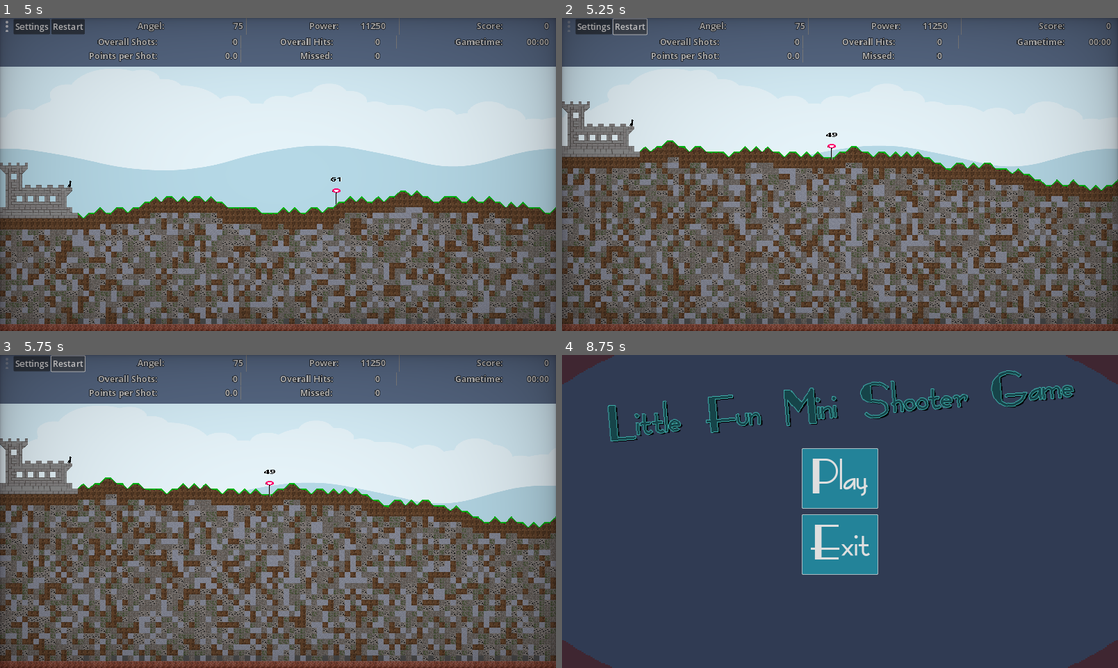
Above: before the commit, frames 1-4 (two rows, left to right).
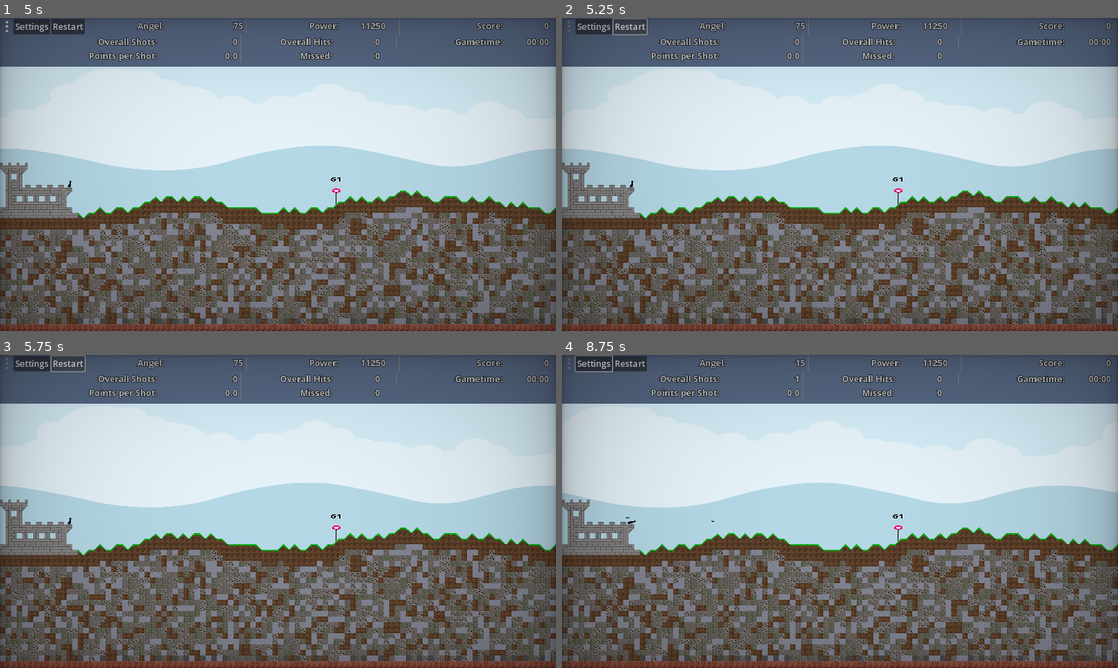
Above: after the commit, the same moments.

Repository: Coding-4Fun/Just4Fun_Mini_Shootergame
Game: Godot game, scene res://UI/MainMenuUI/MainMenuUI.tscn
Same seed, same stepped clock (60 frames per second), same inputs: the game is played once before the commit and once after it.
Inputs (mouse positions are in pixels of both pictures, inside the frame that each line leads up to):
- Up to frame 1 (5 s): click "Play" at 0.5 s; click "Max Play Time" at 1.25 s; click "Max Play Time" at 2 s; click "Start Game" at 2.75 s; click (5, 27) at 3.52 s; click (5, 27) at 4.27 s
- Up to frame 2 (5.25 s): click "Restart" at 5 s
- Up to frame 3 (5.75 s): no input
- Up to frame 4 (8.75 s): click "Restart" at 5.75 s; click "Restart" at 6.5 s; click "Settings" at 7.25 s; click (1079, 420) at 8 s, where only the run before the commit has a clickable "Back to Menu"

Frame 1 is identical in both runs. In frame 2, 40% of the frame differs, in the area x 0-100%, y 26-98%; in frame 3, 40%; in frame 4, 96%, in the area x 0-100%, y 0-100%.
Error in both runs: Attempt to call function 'get_as_text' in base 'null instance' on a null instance. (res://Globals/GameConfig/config.gd:79)

Commit message:
Ren: New Menu Button

Diff:
--- a/UI/InGameUI/IngameUI_Redesign.tscn
+++ b/UI/InGameUI/IngameUI_Redesign.tscn
@@ -52,7 +52,7 @@
 size_flags_vertical = 3
 mouse_filter = 2
 
-[node name="TextureButton" type="TextureButton" parent="BoxContainer/HBoxHudTop/MarginContainer/hBoxUIButtons"]
+[node name="texbutGameMenu" type="TextureButton" parent="BoxContainer/HBoxHudTop/MarginContainer/hBoxUIButtons"]
 custom_minimum_size = Vector2(32, 32)
 layout_mode = 2
 size_flags_horizontal = 6
@@ -359,6 +359,4 @@
 custom_minimum_size = Vector2(15, 0)
 layout_mode = 2
 
-[connection signal="pressed" from="BoxContainer/HBoxHudTop/MarginContainer/hBoxUIButtons/buttGameOptions" to="." method="_on_buttGameOptions_pressed"]
-[connection signal="pressed" from="BoxContainer/HBoxHudTop/MarginContainer/hBoxUIButtons/buttGameReset" to="." method="_on_buttGameReset_button_pressed"]
 [connection signal="pressed" from="BoxContainer/VBoxSetting/hBoxOptions/buttBackToMenu" to="." method="_on_butt_back_to_menu_pressed"]
